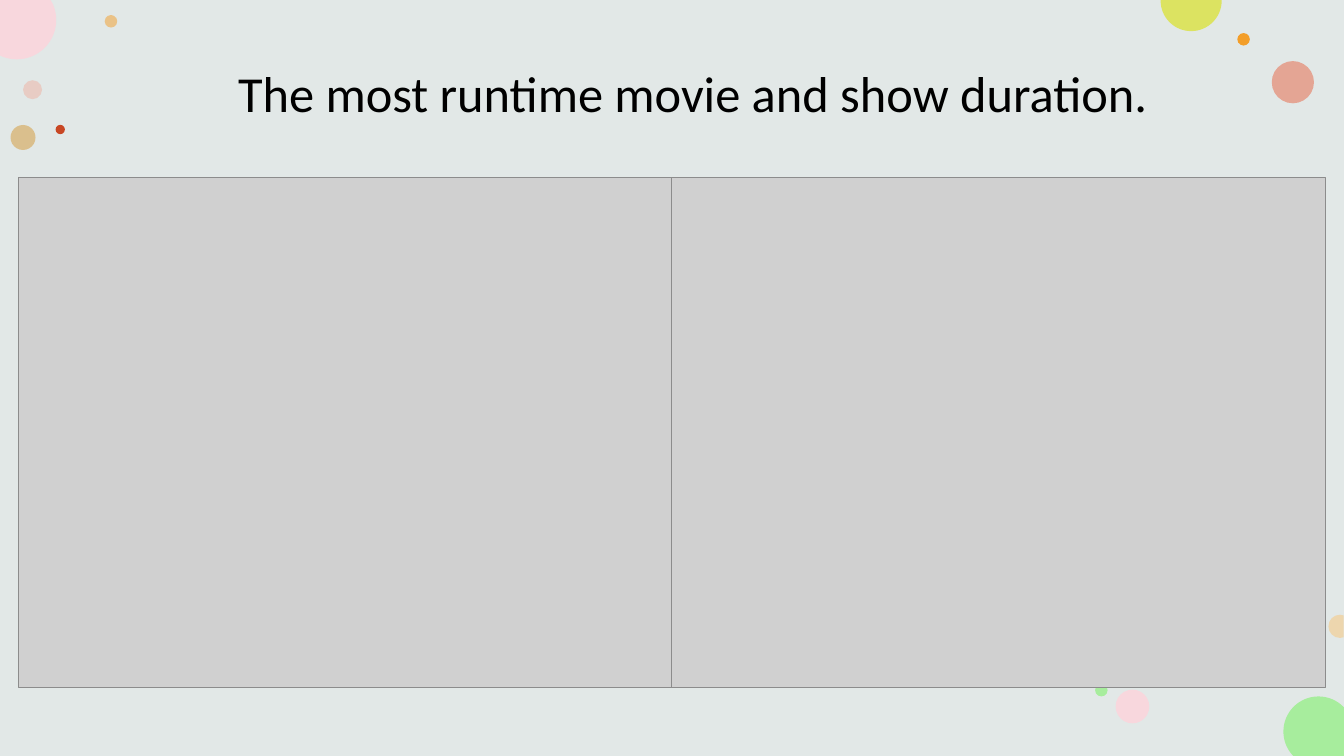
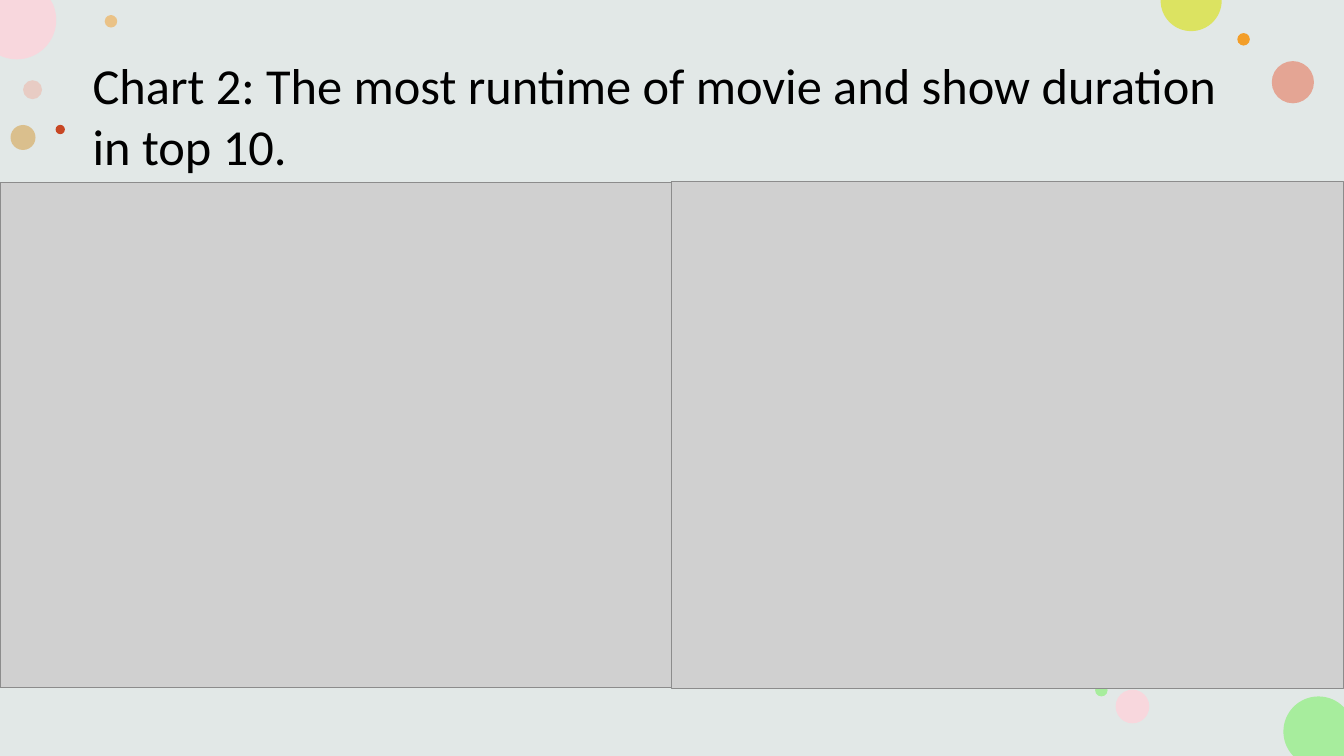
Before and after one commit to HarryyHung/Business-Inteligence, a slide deck: slide 30 of Powerpoint asm2.pptx. Drawn at 1344x756 pixels with LibreOffice and Linux fonts; fonts in the diff are those of the drawing; grey boxes stand for pictures. Boxes give left, top, right and bottom in pixels: in the first picture for what was removed or moved away, otherwise in the second. Text is boxed around its words. In the diff, an @@ line names an element or a change of style, - is before the commit and + after.

```diff
--- a/Powerpoint asm2.pptx
+++ b/Powerpoint asm2.pptx
@@ text at (93, 69, 1216, 173): text changed @@
-The most runtime movie and show duration.
+Chart 2: The most runtime of movie and show duration in top 10.
@@ picture: place and size @@
-picture at (19, 177, 673, 688)
+picture at (0, 182, 673, 688)
@@ picture: place and size @@
-picture at (673, 177, 1326, 688)
+picture at (673, 181, 1344, 689)
```
Also in this commit, not shown: 4 other slides changed, 5 slides added, 3 slides removed, 3 other files.
